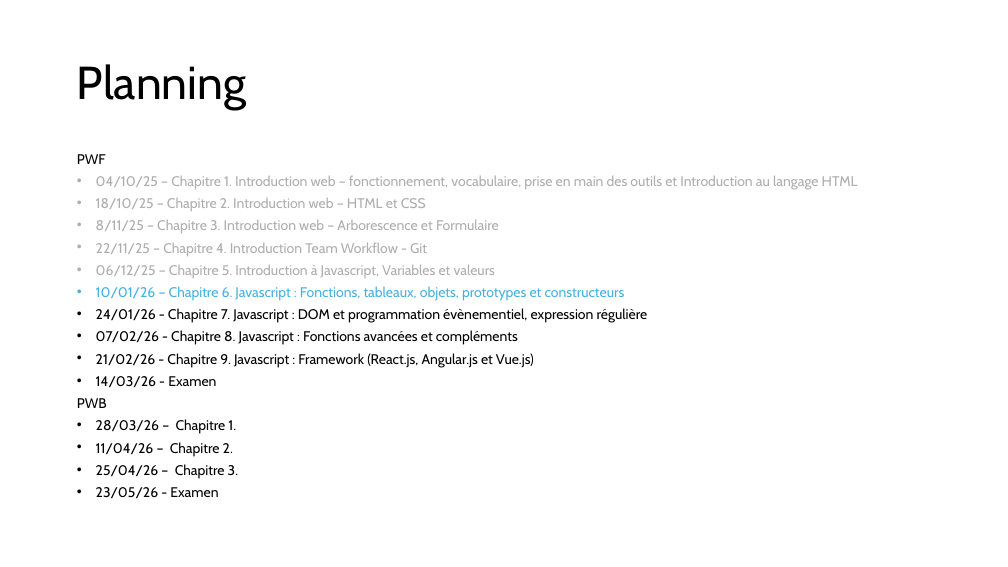
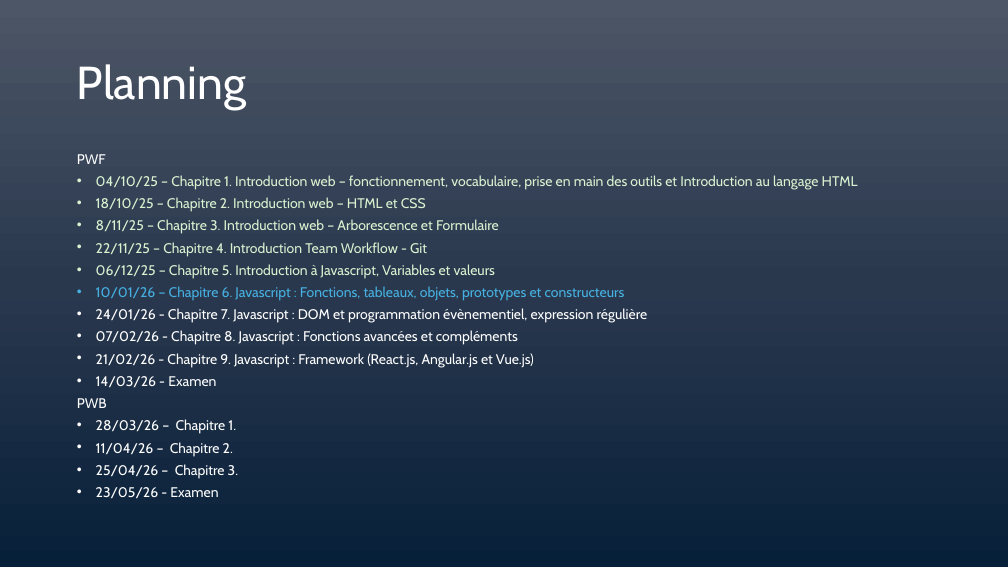
Before and after one commit to LJKhnor/chapitre-6, a slide deck: slide 2 of Chapitre 6.pptx. Drawn at 1008x567 pixels with LibreOffice and Linux fonts; fonts in the diff are those of the drawing. Boxes give left, top, right and bottom in pixels: in the first picture for what was removed or moved away, otherwise in the second. Text is boxed around its words. In the diff, an @@ line names an element or a change of style, - is before the commit and + after.

```diff
--- a/Chapitre 6.pptx
+++ b/Chapitre 6.pptx
@@ background #FFFFFF to gradient #4D5667 to #2B394F to #072139 @@
@@ title "Planning" at [77,64,247,110]: text colour #000000 to #FFFFFF @@
@@ text at [77,154,858,499]: text colour #000000 to #FFFFFF in "PWF", "24/01/26 - Chapitre 7. Javascript : DOM ...", "07/02/26 - Chapitre 8. Javascript : Fonctions ...", "21/02/26 - Chapitre 9. Javascript : Framework ..." and 6 more places; text colour #AEAEAE to #D9F2D0 in "04/10/25 – Chapitre 1. Introduction web – ...", "18/10/25 – Chapitre 2. Introduction web – ...", "8/11/25 – Chapitre 3. Introduction web – ...", "22/11/25 – Chapitre 4. Introduction Team Workflow ..." and 1 more places @@
```
Also in this commit, not shown: 35 other slides changed, 5 slides added, 5 slides removed.
